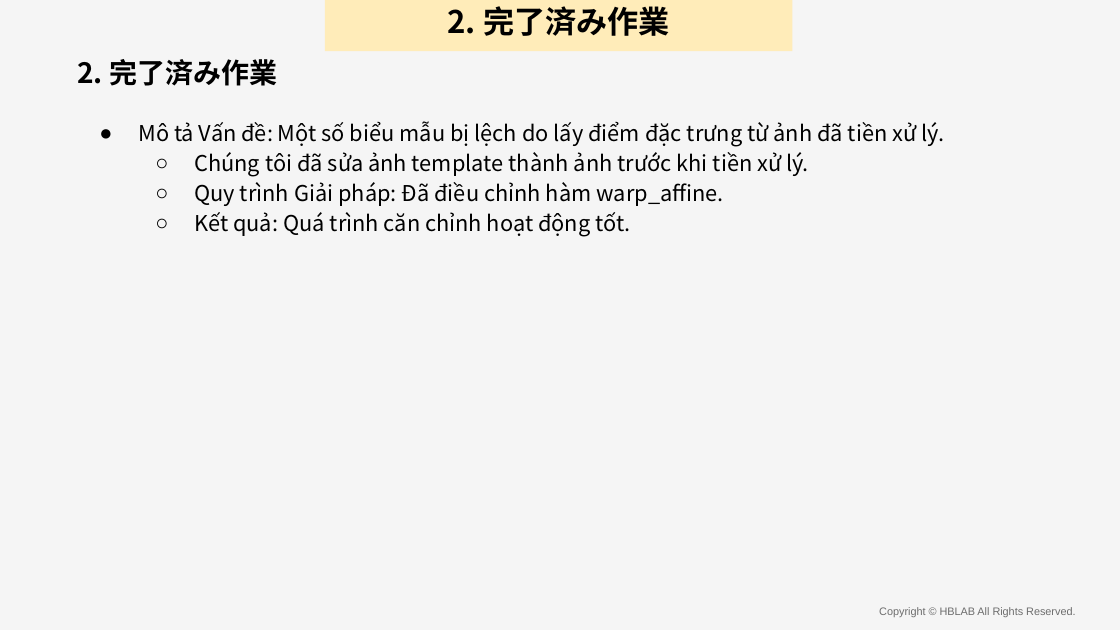
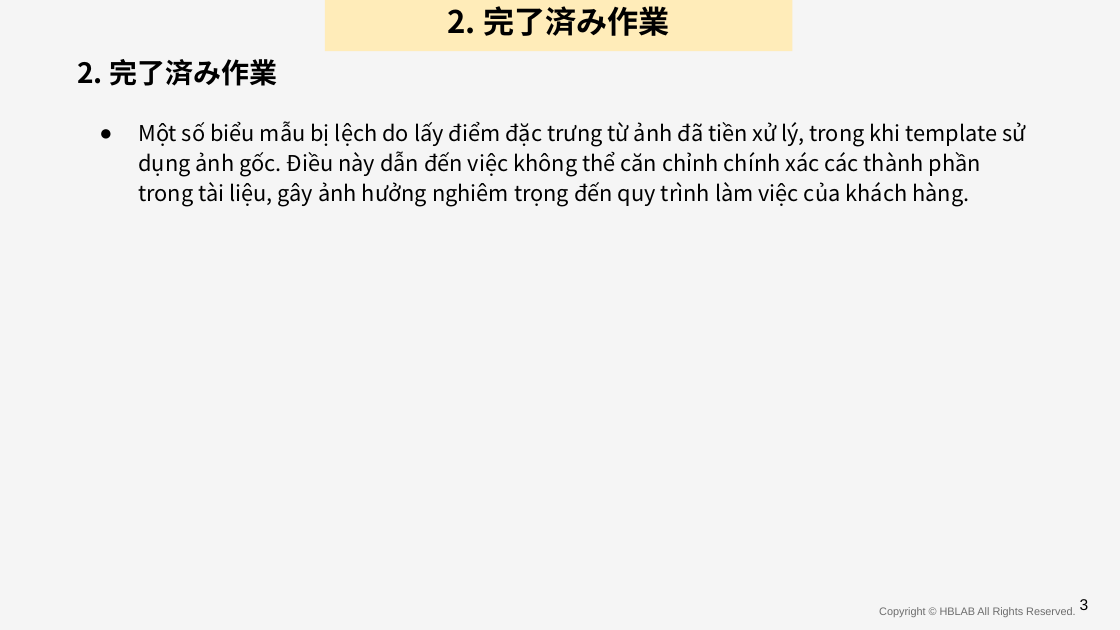
Before and after one commit to anhnvVNU/slide_maker, a slide deck: slide 7 of output/final_presentation.pptx. Drawn at 1120x630 pixels with LibreOffice and Linux fonts; fonts in the diff are those of the drawing; background and template pictures are left out. Boxes give left, top, right and bottom in pixels: in the first picture for what was removed or moved away, otherwise in the second. Text is boxed around its words. In the diff, an @@ line names an element or a change of style, - is before the commit and + after.

```diff
--- a/output/final_presentation.pptx
+++ b/output/final_presentation.pptx
@@ text at bbox=[138, 121, 1025, 207]: text changed @@
-● Mô tả Vấn đề: Một số biểu mẫu bị lệch do lấy điểm đặc trưng từ ảnh đã tiền xử lý.
-  ○ Chúng tôi đã sửa ảnh template thành ảnh trước khi tiền xử lý.
-  ○ Quy trình Giải pháp: Đã điều chỉnh hàm warp_affine.
-  ○ Kết quả: Quá trình căn chỉnh hoạt động tốt.
+● Một số biểu mẫu bị lệch do lấy điểm đặc trưng từ ảnh đã tiền xử lý, trong khi template sử dụng ảnh gốc. Điều này dẫn đến việc không thể căn chỉnh chính xác các thành phần trong tài liệu, gây ảnh hưởng nghiêm trọng đến quy trình làm việc của khách hàng.
@@ text added at bbox=[1080, 599, 1089, 610], 10 pt, text #000000 @@
+3
```
Also in this commit, not shown: 7 other slides changed, 15 slides added, 20 other files.
